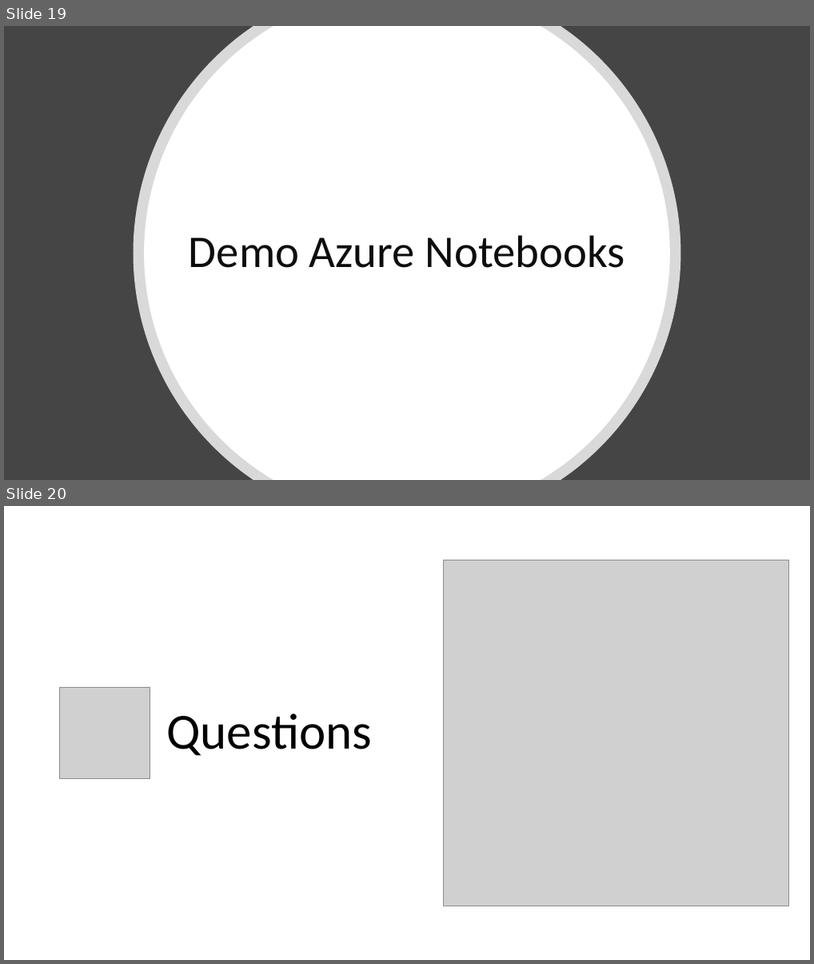
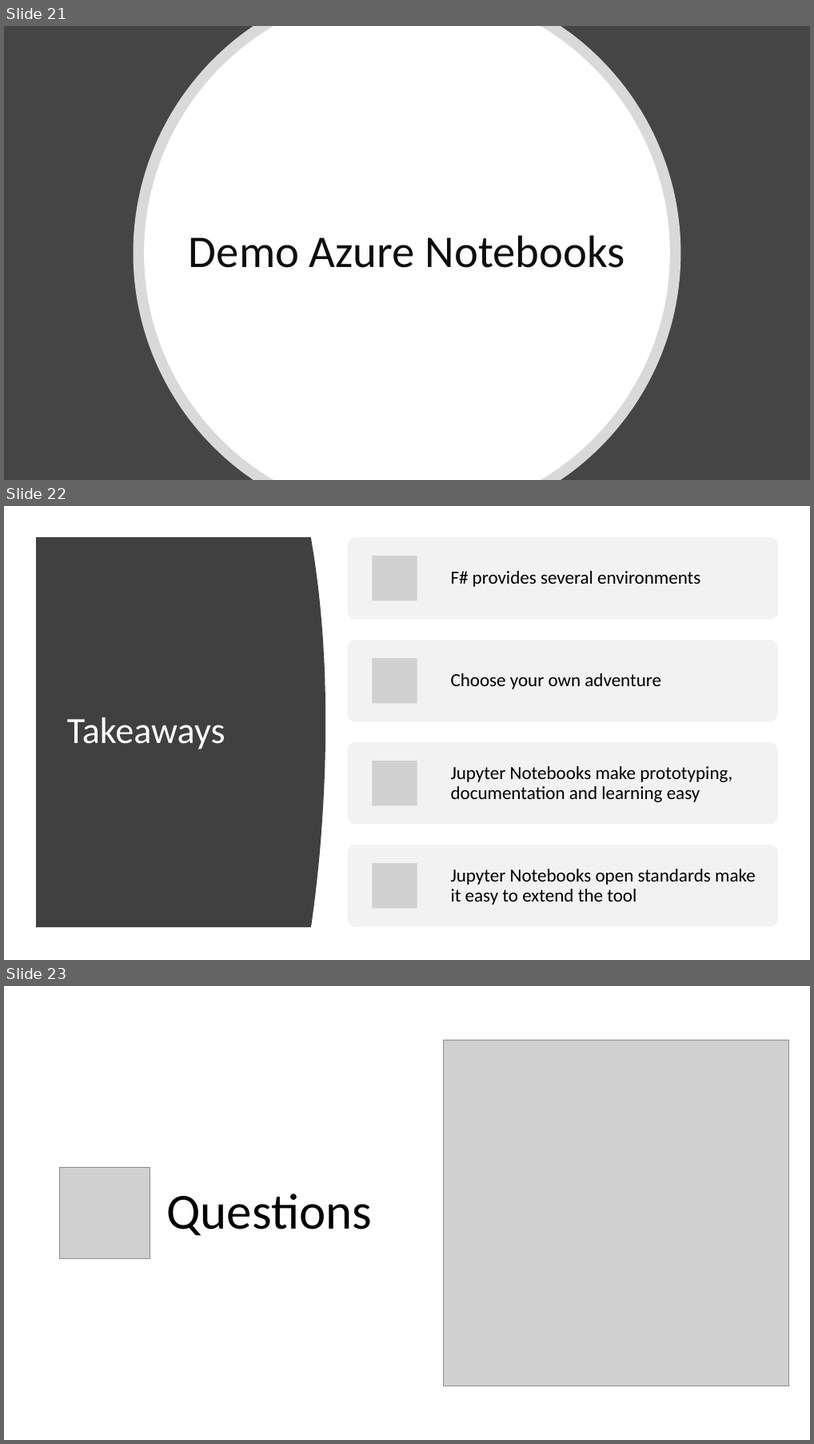
Before and after one commit to lqdev/Presentations, a slide deck: SouthernFriedFSharp2019/slides/GettingStartedFsJupyterNotebooks.pptx. Shown one above the other, each under a label of ours: slides 19 and 20 before the commit, slides 21, 22 and 23 after it. The pictures are 814x964 and 814x1444 pixels, drawn with LibreOffice and Linux fonts; fonts in the diff are those of the drawing; grey boxes stand for pictures. Boxes give left, top, right and bottom in pixels: in the first picture for what was removed or moved away, otherwise in the second. Text is boxed around its words. In the diff, an @@ line names an element or a change of style, - is before the commit and + after.

```diff
--- a/SouthernFriedFSharp2019/slides/GettingStartedFsJupyterNotebooks.pptx
+++ b/SouthernFriedFSharp2019/slides/GettingStartedFsJupyterNotebooks.pptx
@@ slide 22 added at (4,506,810,960), background #FFFFFF @@
@@ freeform shape added at (36,537,326,927), fill #404040 @@
@@ title added at (67,717,226,749), 44 pt, text #FFFFFF @@
+Takeaways
@@ group added at (348,537,778,926): 4 rounded rectangles, 4 pictures, 4 texts @@
+F# provides several environments
+Choose your own adventure
+Jupyter Notebooks make prototyping, documentation and learning easy
+Jupyter Notebooks open standards make it easy to extend the tool
@@ what was slide 19 is now slide 21 @@
@@ what was slide 20 is now slide 23 @@
```
Also in this commit, not shown: 6 slides changed, 2 other slides added, 27 other files.
